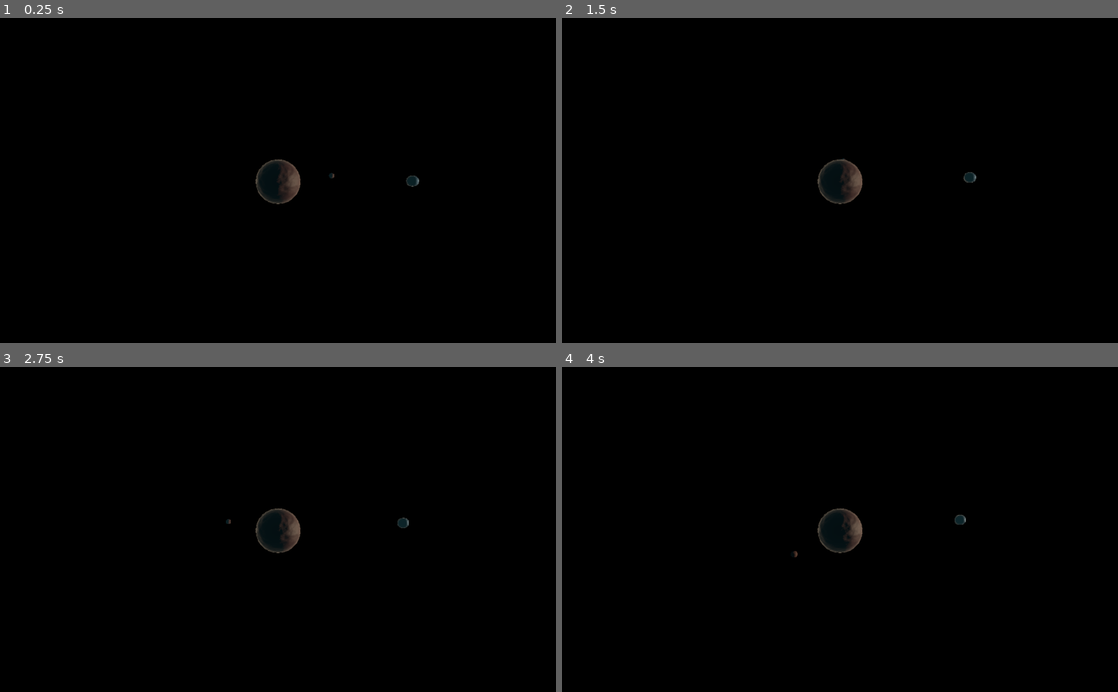
Above: before the commit, frames 1-4 (two rows, left to right).
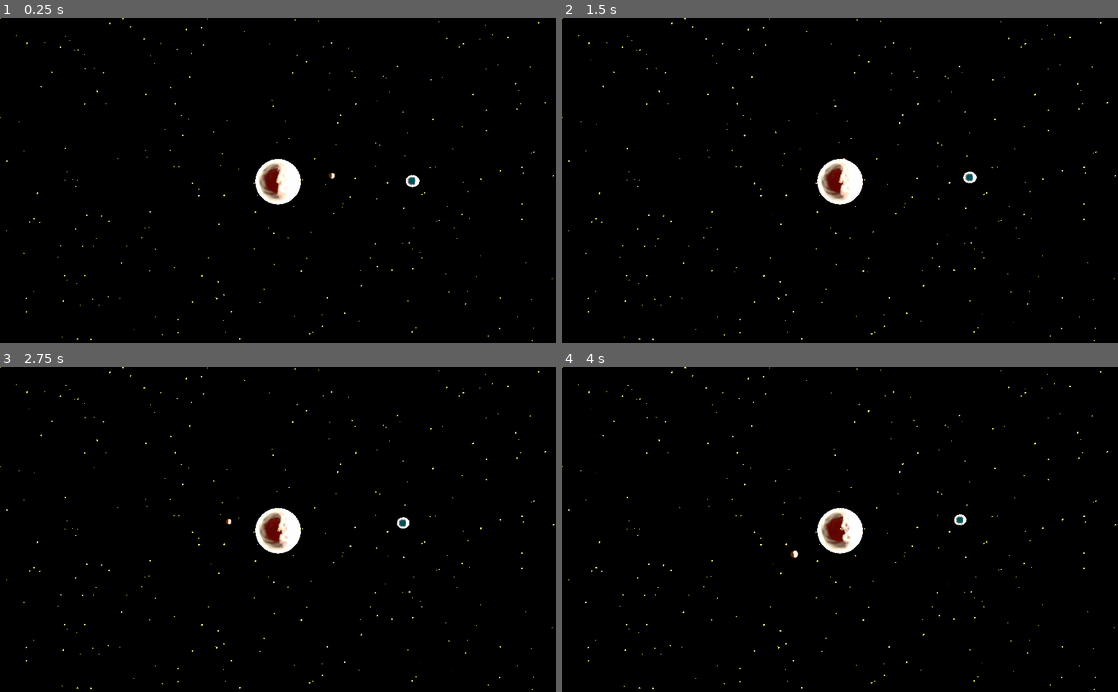
Above: after the commit, the same moments.

Repository: THEN3LLI/Planet-and-satellites
Game: Godot game, scene res://Spatial.tscn
Two runs of this game, one before a commit and one after it. Both use one fixed random seed, a clock stepped at 60 frames per second and the inputs below.
Inputs:
- Up to frame 1 (0.25 s): no input
- Up to frame 2 (1.5 s): tap Enter at 0.5 s
- Up to frame 3 (2.75 s): no input
- Up to frame 4 (4 s): no input

The runs differ from the first frame. In frame 1, 1.2% of the frame differs, in the area x 0-100%, y 0-100%; in frame 2, 1.2%; in frame 3, 1.2%; in frame 4, 1.2%.

Commit message:
Stars
made stars from particle system

Diff:
--- /dev/null
+++ b/CPUParticles.gd
@@ -0,0 +1,28 @@
+extends Particles2D
+
+
+# Declare member variables here. Examples:
+# var a = 2
+# var b = "text"
+
+
+# Called when the node enters the scene tree for the first time.
+func _ready():
+
+	randomize()
+	var scalev =  rand_range(0.001,0.1)
+	self.scale = Vector2(scalev ,scalev )
+func _process(delta):
+	pass
+
+
+# Called every frame. 'delta' is the elapsed time since the previous frame.
+#func _process(delta):
+#	pass
+"""
+
+func _on_Timer_timeout():
+	randomize()
+	var scalev = rand_range(0.001,0.1)
+	self.scale = Vector2(scalev ,scalev )
+"""
--- /dev/null
+++ b/CPUParticles.tscn
@@ -0,0 +1,38 @@
+[gd_scene load_steps=5 format=2]
+
+[ext_resource path="res://stars.png" type="Texture" id=1]
+[ext_resource path="res://CPUParticles.gd" type="Script" id=2]
+
+[sub_resource type="ParticlesMaterial" id=27]
+flag_disable_z = true
+direction = Vector3( 1, 1, 0 )
+spread = 0.0
+gravity = Vector3( 30, 30, 0 )
+orbit_velocity = 514.85
+orbit_velocity_random = 0.64
+
+[sub_resource type="Animation" id=28]
+resource_name = "scale"
+loop = true
+tracks/0/type = "value"
+tracks/0/path = NodePath(".:scale")
+tracks/0/interp = 1
+tracks/0/loop_wrap = true
+tracks/0/imported = false
+tracks/0/enabled = true
+tracks/0/keys = {
+"times": PoolRealArray( 0, 0.5, 1 ),
+"transitions": PoolRealArray( 1, 1, 1 ),
+"update": 0,
+"values": [ Vector2( 0.1, 0.1 ), Vector2( 0.01, 0.01 ), Vector2( 0.1, 0.1 ) ]
+}
+
+[node name="CPUParticles" type="Particles2D"]
+scale = Vector2( 0.0405253, 0.0405253 )
+amount = 10
+process_material = SubResource( 27 )
+texture = ExtResource( 1 )
+script = ExtResource( 2 )
+
+[node name="AnimationPlayer" type="AnimationPlayer" parent="."]
+anims/scale = SubResource( 28 )
--- /dev/null
+++ b/OmniLight.gd
@@ -0,0 +1,20 @@
+extends MeshInstance
+
+
+# Declare member variables here. Examples:
+# var a = 2
+# var b = "text"
+
+
+# Called when the node enters the scene tree for the first time.
+func _ready():
+	randomize()
+	var scale = rand_range(0.001,0.1)
+	self.scale = Vector3(scale,scale,scale)
+
+func _process(delta):
+	#self.scale = self.scale*delta
+	pass
+# Called every frame. 'delta' is the elapsed time since the previous frame.
+#func _process(delta):
+#	pass
--- /dev/null
+++ b/OmniLight.tscn
@@ -0,0 +1,55 @@
+[gd_scene load_steps=5 format=2]
+
+[ext_resource path="res://OmniLight.gd" type="Script" id=1]
+[ext_resource path="res://material.tres" type="Material" id=2]
+
+[sub_resource type="SphereMesh" id=2]
+radius = 4.0
+height = 8.0
+
+[sub_resource type="Animation" id=3]
+resource_name = "emission"
+tracks/0/type = "value"
+tracks/0/path = NodePath(".:material_override")
+tracks/0/interp = 1
+tracks/0/loop_wrap = true
+tracks/0/imported = false
+tracks/0/enabled = true
+tracks/0/keys = {
+"times": PoolRealArray(  ),
+"transitions": PoolRealArray(  ),
+"update": 1,
+"values": [  ]
+}
+tracks/1/type = "method"
+tracks/1/path = NodePath(".")
+tracks/1/interp = 1
+tracks/1/loop_wrap = true
+tracks/1/imported = false
+tracks/1/enabled = true
+tracks/1/keys = {
+"times": PoolRealArray(  ),
+"transitions": PoolRealArray(  ),
+"values": [  ]
+}
+tracks/2/type = "value"
+tracks/2/path = NodePath(".:material/0")
+tracks/2/interp = 1
+tracks/2/loop_wrap = true
+tracks/2/imported = false
+tracks/2/enabled = true
+tracks/2/keys = {
+"times": PoolRealArray(  ),
+"transitions": PoolRealArray(  ),
+"update": 1,
+"values": [  ]
+}
+
+[node name="MeshInstance" type="MeshInstance"]
+transform = Transform( 1, 0, 0, 0, 1, 0, 0, 0, 1, 0, 0, -6.51486 )
+mesh = SubResource( 2 )
+material/0 = ExtResource( 2 )
+script = ExtResource( 1 )
+
+[node name="AnimationPlayer" type="AnimationPlayer" parent="."]
+anims/emission = SubResource( 3 )
--- a/Spatial.gd
+++ b/Spatial.gd
@@ -1 +1,14 @@
 extends Spatial
+
+#var stars = preload("res://OmniLight.tscn")
+var stars = preload("res://CPUParticles.tscn")
+
+func _ready():
+
+
+	for i in 10000:
+		var instanced_star = stars.instance()
+		self.add_child(instanced_star)
+		randomize()
+		#instanced_star.translate(Vector3(rand_range(-2000,2000),rand_range(-2000,2000),rand_range(-300,-3000)))
+		instanced_star.translate(Vector2(rand_range(-2000,2000),rand_range(-2000,2000)))
--- a/Spatial.tscn
+++ b/Spatial.tscn
@@ -1,5 +1,6 @@
-[gd_scene load_steps=19 format=2]
+[gd_scene load_steps=21 format=2]
 
+[ext_resource path="res://Spatial.gd" type="Script" id=1]
 [ext_resource path="res://Planet.gd" type="Script" id=2]
 [ext_resource path="res://Pivot.gd" type="Script" id=3]
 [ext_resource path="res://Sun.gd" type="Script" id=4]
@@ -7,6 +8,7 @@
 [ext_resource path="res://Satellite.gd" type="Script" id=6]
 [ext_resource path="res://Satellite2.gd" type="Script" id=7]
 [ext_resource path="res://mixkit-yoga-music-04-386.mp3" type="AudioStream" id=8]
+[ext_resource path="res://CPUParticles.tscn" type="PackedScene" id=9]
 
 [sub_resource type="SphereMesh" id=13]
 radial_segments = 512
@@ -79,7 +81,6 @@
 ambient_light_color = Color( 0.113725, 0.117647, 0.0784314, 1 )
 ambient_light_energy = 4.34
 ambient_light_sky_contribution = 0.77
-fog_enabled = true
 fog_color = Color( 0.317647, 0.635294, 0.698039, 1 )
 fog_sun_color = Color( 0.737255, 0.698039, 0.615686, 1 )
 fog_depth_end = 83.8
@@ -101,6 +102,7 @@
 glow_enabled = true
 
 [node name="Spatial" type="Spatial"]
+script = ExtResource( 1 )
 
 [node name="Pivot" type="Spatial" parent="."]
 script = ExtResource( 3 )
@@ -136,10 +138,14 @@
 light_color = Color( 0.937255, 0.866667, 0.733333, 1 )
 light_energy = 5.007
 
-[node name="Camera" type="Camera" parent="."]
+[node name="GameCamera" type="Camera" parent="."]
 transform = Transform( 1, 0, 0, 0, 0.899222, 0.437492, 0, -0.437492, 0.899222, -2.70726, 9.34116, 18.9426 )
 environment = SubResource( 14 )
+current = true
+far = 8192.0
 
 [node name="AudioStreamPlayer" type="AudioStreamPlayer" parent="."]
 stream = ExtResource( 8 )
 autoplay = true
+
+[node name="CPUParticles" parent="." instance=ExtResource( 9 )]
--- /dev/null
+++ b/material.tres
@@ -0,0 +1,44 @@
+[gd_resource type="SpatialMaterial" load_steps=7 format=2]
+
+[sub_resource type="OpenSimplexNoise" id=3]
+period = 47.5
+persistence = 0.694
+
+[sub_resource type="NoiseTexture" id=4]
+seamless = true
+noise = SubResource( 3 )
+
+[sub_resource type="OpenSimplexNoise" id=5]
+period = 28.2
+persistence = 0.747
+lacunarity = 3.47
+
+[sub_resource type="NoiseTexture" id=6]
+seamless = true
+noise = SubResource( 5 )
+
+[sub_resource type="OpenSimplexNoise" id=7]
+
+[sub_resource type="NoiseTexture" id=8]
+seamless = true
+as_normalmap = true
+noise = SubResource( 7 )
+
+[resource]
+albedo_color = Color( 0.909804, 1, 0.388235, 0.439216 )
+albedo_texture = SubResource( 4 )
+emission_enabled = true
+emission = Color( 1, 0.776471, 0.298039, 1 )
+emission_energy = 0.0
+emission_operator = 0
+emission_on_uv2 = false
+emission_texture = SubResource( 6 )
+normal_enabled = true
+normal_scale = 1.0
+normal_texture = SubResource( 8 )
+rim_enabled = true
+rim = 1.0
+rim_tint = 1.0
+refraction_enabled = true
+refraction_scale = 0.44
+refraction_texture_channel = 3
Not shown, added: beautiful-shining-stars-night-sky.jpg.import
Binary file added: stars.png
Not shown, added: stars.png.import
Not shown, added: beautiful-shining-stars-night-sky.jpg
Not shown, added: stars.kra
